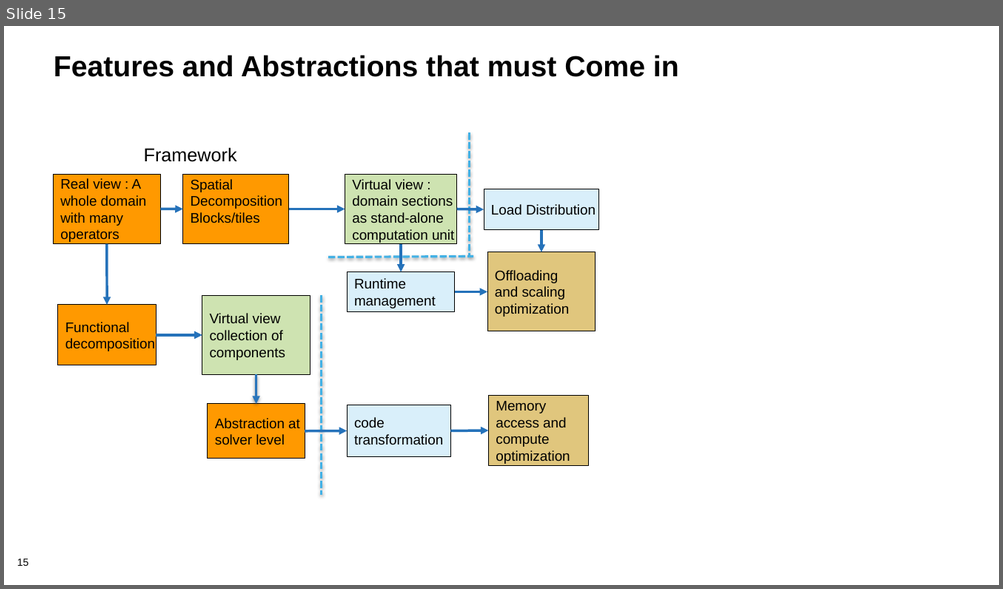
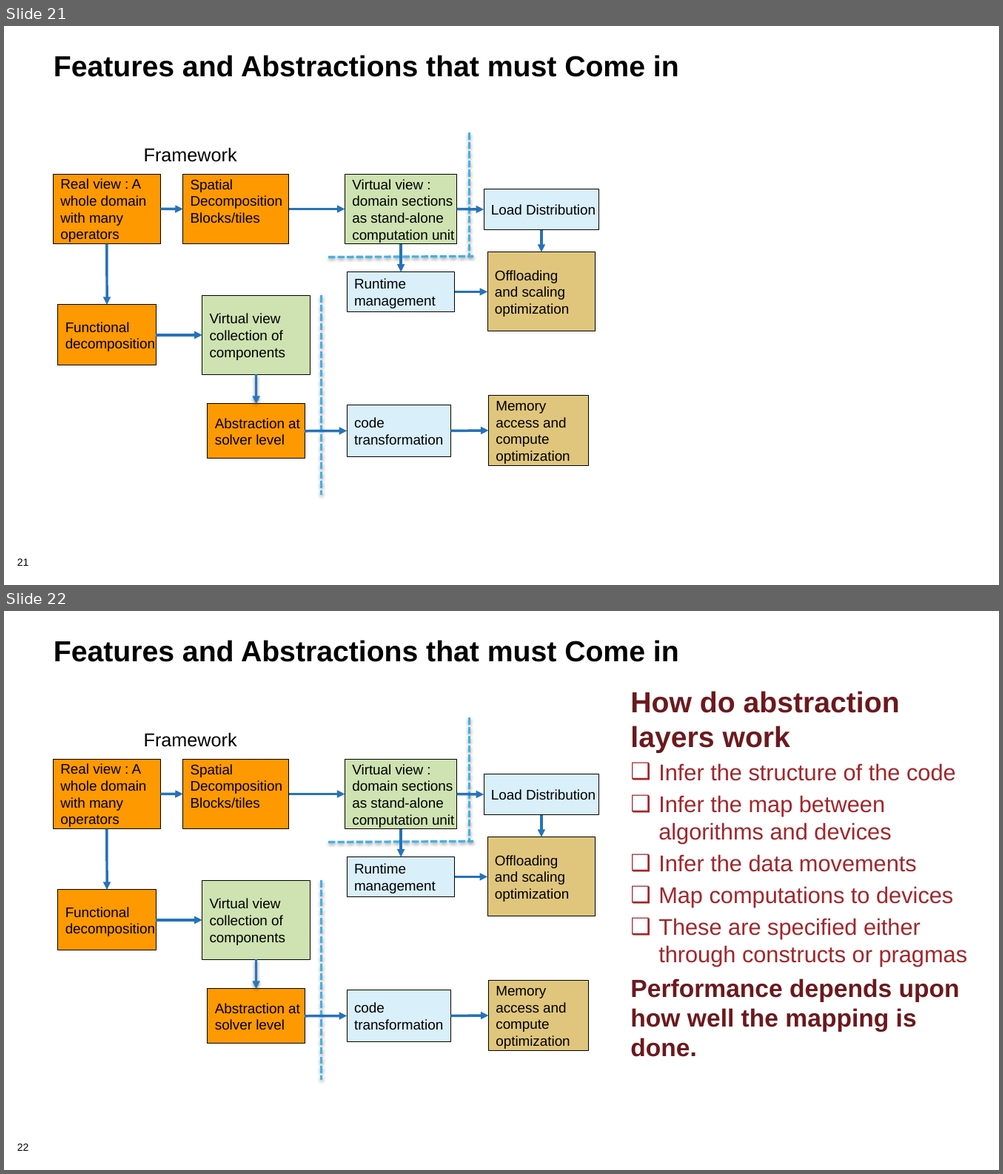
Before and after one commit to bssw-tutorial/presentations, a slide deck: design.pptx. Shown one above the other, each under a label of ours: slide 15 before the commit, slides 21 and 22 after it. The pictures are 1003x589 and 1003x1174 pixels, drawn with LibreOffice and Linux fonts; fonts in the diff are those of the drawing; background and template pictures are left out. Boxes give left, top, right and bottom in pixels: in the first picture for what was removed or moved away, otherwise in the second. Text is boxed around its words. In the diff, an @@ line names an element or a change of style, - is before the commit and + after.

```diff
--- a/design.pptx
+++ b/design.pptx
@@ slide 22 added at [4,611,999,1170], background #FFFFFF; not listed: 1 template element that a slide beside it also shows @@
@@ title added at [54,640,679,662], 28 pt, text #000000, bold @@
+Features and Abstractions that must Come in
@@ text added at [630,691,967,1057], 22 pt, text #A2262B @@
+How do abstraction layers work
+❑ Infer the structure of the code
+❑ Infer the map between algorithms and devices
+❑ Infer the data movements
+❑ Map computations to devices
+❑ These are specified either through constructs or pragmas
+Performance depends upon how well the mapping is done.
@@ group added at [54,718,599,1080]: 11 rectangles, 11 arrows, 3 lines, 1 text @@
+Real view : A
+whole domain
+with many
+operators
+Virtual view :
+domain sections
+as stand-alone
+computation unit
+Offloading
+and scaling
+optimization
+Spatial
+Decomposition
+Blocks/tiles
+Runtime
+management
+Load Distribution
+Framework
+Functional
+decomposition
+Virtual view
+collection of
+components
+Memory
+access and
+compute
+optimization
+Abstraction at
+solver level
+code
+transformation
@@ what was slide 15 is now slide 21 @@
@@ page number at [17,559,29,566]: text changed @@
-15
+21
```
Also in this commit, not shown: 5 slides changed, 11 other slides added, 1 other file.
